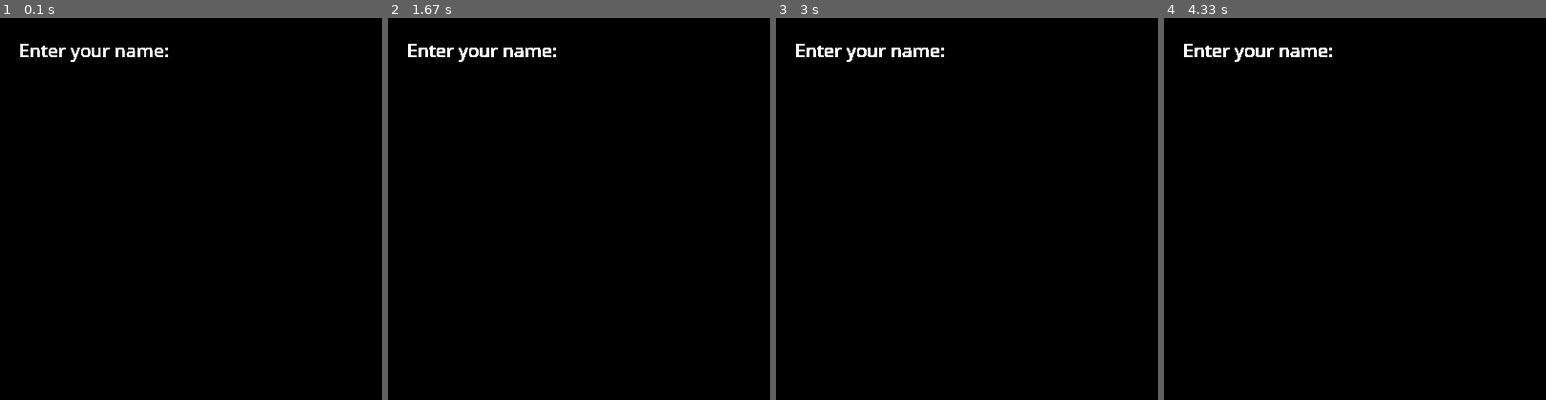
Above: before the commit, frames 1-4 (left to right).
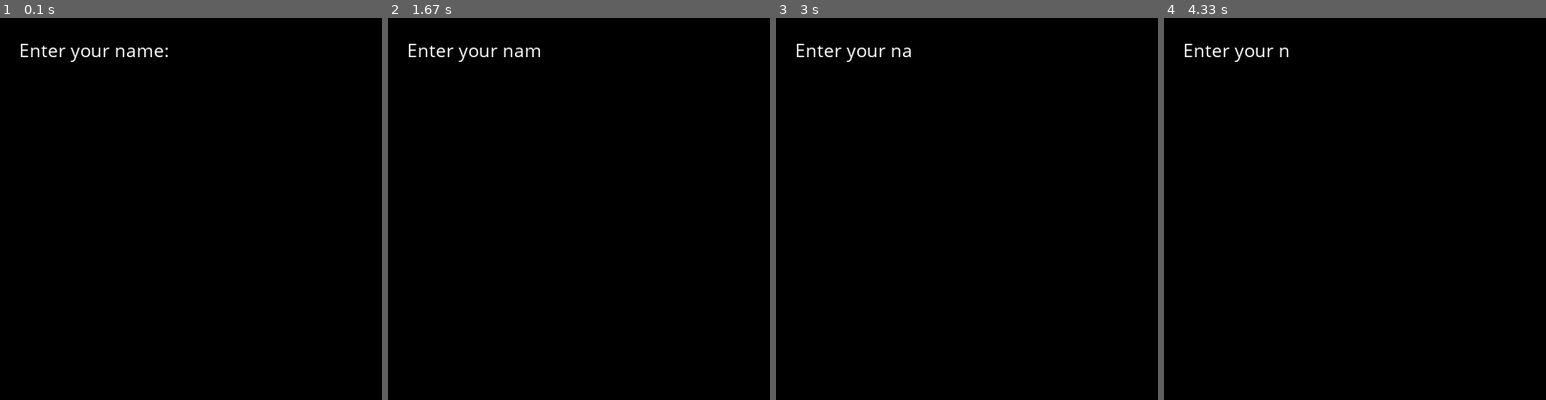
Above: after the commit, the same moments.

Repository: Roman-Blokhin/Python
Game: pygame game, started from my_code/testing/user_db/index.py
The game is run twice, just before and just after one commit, with the same random seed, the same clock (stepped at 60 frames per second) and the same inputs.
Inputs:
- Up to frame 1 (0.1 s): no input
- Up to frame 2 (1.67 s): hold Backspace 0.33-0.8 s; hold Backspace 0.88-1.35 s
- Up to frame 3 (3 s): tap Backspace at 2.53 s
- Up to frame 4 (4.33 s): hold Backspace from 3.97 s (still down)

The runs differ from the first frame. In frame 1, 0.4% of the frame differs, in the area x 5-44%, y 6-12%; in frame 2, 0.4%; in frame 3, 0.4%; in frame 4, 0.4%.

Commit message:
Возможность вводить имя, добавляя и удаляя символы

Diff:
--- a/my_code/testing/user_db/index.py
+++ b/my_code/testing/user_db/index.py
@@ -23,25 +23,29 @@
 
 def intro():
     is_find_name = False
+    name = 'Enter your name:'
     while not is_find_name:
-        name = 'Enter your name:'
-        font = pygame.font.SysFont('Comic Sans MS', 20)
-        name_text = font.render(name, True, WHITE)
-
         for event in pygame.event.get():
             if event.type == pygame.QUIT:
                 pygame.quit()
 
             elif event.type == pygame.KEYDOWN:
-                if event.key == pygame.K_BACKSPACE:
+                if event.unicode.isalpha():
+                    if name == 'Enter your name:':
+                        name = event.unicode
+                    else:
+                        name += event.unicode
+                elif event.key == pygame.K_BACKSPACE:
                     name = name[:-1]
                 elif event.key == pygame.K_RETURN:
                     global USERNAME
                     USERNAME = name
                     is_find_name = True
 
+        screen.fill(BLACK)
+        font = pygame.font.SysFont('Comic Sans MS', 20)
+        name_text = font.render(name, True, WHITE)
         screen.blit(name_text, (20, 20))
-
         pygame.display.update()
 
 intro()
